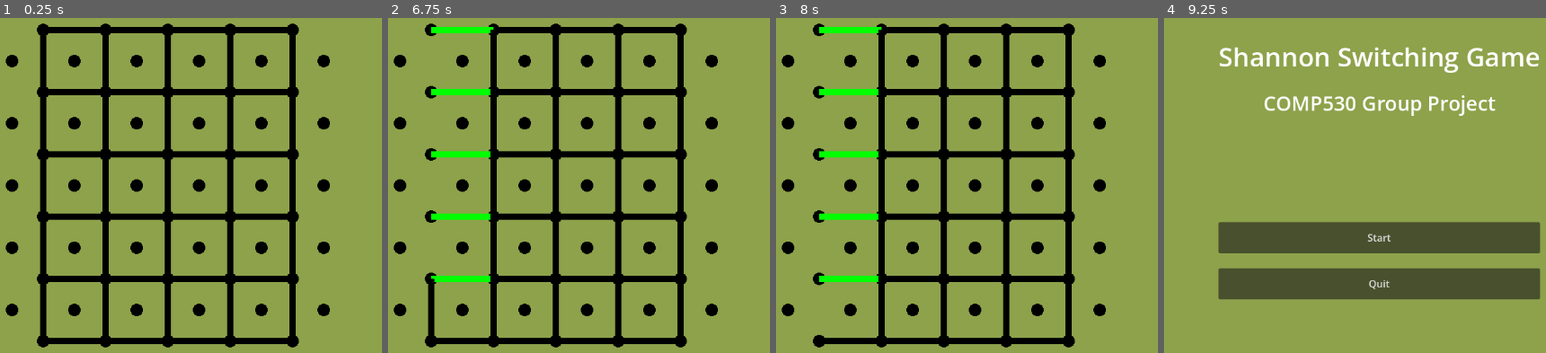
Above: before the commit, frames 1-4 (left to right).
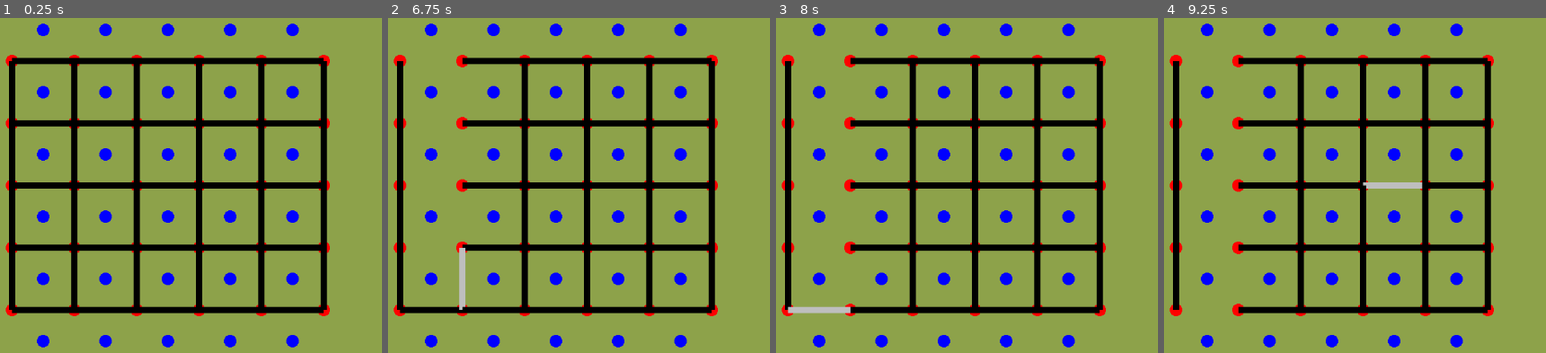
Above: after the commit, the same moments.

Repository: harv-sudo/Shannon-Switching-Game
Game: Godot game, scene res://scenes/galeBoard.tscn
The game is run twice, just before and just after one commit, with the same random seed, the same clock (stepped at 60 frames per second) and the same inputs. This scene is started directly instead of the project's main scene.
Inputs (mouse positions are in pixels of both pictures, inside the frame that each line leads up to):
- Up to frame 1 (0.25 s): no input
- Up to frame 2 (6.75 s): tap Enter at 0.5, 2, 3.5 s; move the mouse to (460, 31) at 0.52 s; click (460, 31) at 0.67 s; tap Space at 1.25, 2.75, 4.25 s; move the mouse to (430, 61) at 1.27 s; click (430, 61) at 1.42 s; move the mouse to (460, 91) at 2.02 s; click (460, 91) at 2.17 s; move the mouse to (430, 121) at 2.77 s; click (430, 121) at 2.92 s; move the mouse to (460, 155) at 3.52 s; click (460, 155) at 3.67 s; move the mouse to (430, 185) at 4.27 s; click (430, 185) at 4.42 s; move the mouse to (460, 215) at 5.02 s; click (460, 215) at 5.17 s; move the mouse to (430, 249) at 5.77 s; click (430, 249) at 5.92 s; move the mouse to (460, 279) at 6.52 s; click (460, 279) at 6.67 s
- Up to frame 3 (8 s): move the mouse to (818, 309) at 7.27 s; click (818, 309) at 7.42 s
- Up to frame 4 (9.25 s): move the mouse to (1236, 339) at 8.02 s; click (1236, 339) at 8.17 s; click (1377, 185) at 8.75 s, where only the run before the commit has a clickable "Main Menu"

The runs differ from the first frame. In frame 1, 27% of the frame differs, in the area x 1-87%, y 1-99%; in frame 2, 25%; in frame 3, 25%; in frame 4, 32%, in the area x 1-99%, y 1-99%.

Commit message:
Gale Board update

Diff:
--- a/scenes/galeBoard.tscn
+++ b/scenes/galeBoard.tscn
@@ -1,6 +1,6 @@
 [gd_scene format=3 uid="uid://bccjrtxplhiwk"]
 
-[ext_resource type="Script" uid="uid://bw6ybwafxood3" path="res://scenes/gale_game.gd" id="1_240qd"]
+[ext_resource type="Script" uid="uid://bw6ybwafxood3" path="res://scripts/gale_game.gd" id="1_240qd"]
 
 [node name="GaleBoard" type="Node2D" unique_id=495302597]
 script = ExtResource("1_240qd")
--- a/scenes/gale_game.gd
+++ /dev/null
@@ -1,75 +0,0 @@
-extends Node2D
-
-var playerOnePoints: Array = []
-var playerTwoPoints: Array = []
-
-# Called when the node enters the scene tree for the first time.
-func _ready() -> void:
-	#drawGrid()
-	generatePoints("One")
-	drawEdges("One")
-	generatePoints("Two")
-	pass # Replace with function body.
-
-# Called every frame. 'delta' is the elapsed time since the previous frame.
-func _process(_delta: float) -> void:
-	pass
-
-
-func generatePoints(player: String):
-	var start_x: int
-	var start_y: int
-	var rows: int
-	var cols: int
-	var points: Array = []
-
-	if player == "One":
-		start_x = 300
-		start_y = 100
-		rows = 5
-		cols = 6 # Columns
-		points = playerOnePoints
-
-	elif player == "Two":
-		start_x = 250
-		start_y = 150
-		rows = 6 # rows
-		cols = 5
-		points = playerTwoPoints
-	else:
-		print('ERROR!! - must be "One" or "Two"')
-
-	for i in range(rows):
-		for j in range(cols):
-			var point = Vector2(start_x + (i * 100), start_y + (100 * j))
-			points.append({"position" : point})
-			drawPoint(points.back())
-
-func drawPoint(point: Dictionary):
-	print(point)
-	var drawPoint = Point.new(point["position"][0], point["position"][1])
-	add_child(drawPoint)
-
-
-func drawEdges(player: String):
-	var edge_index: int = 0
-	var COLS: int
-	if player == "One":
-		COLS = 6
-	elif player == "Two":
-		COLS = 5
-
-	for i in range(5):
-		for j in range(6):
-			var index = i * COLS + j
-			var point = playerOnePoints[index]
-
-			if i < 4:
-				var right = playerOnePoints[(i+1) * COLS + j]
-				add_child(Edge.new(point.position, right.position, edge_index))
-				edge_index += 1
-
-			if j < 5:
-				var down = playerOnePoints[i * COLS + (j + 1)]
-				add_child(Edge.new(point.position, down.position, edge_index))
-				edge_index += 1
--- a/scripts/Point.gd
+++ b/scripts/Point.gd
@@ -8,9 +8,10 @@
 var colour: Color = Color.BLACK;
 var distance: int = 100;
 
-func _init(x_pos: int, y_pos: int) -> void:
-	self.x_position = x_pos;
-	self.y_position = y_pos;
+func _init(x_pos: int, y_pos: int, colour=Color.BLACK) -> void:
+	self.x_position = x_pos
+	self.y_position = y_pos
+	self.colour = colour
 
 #func _add_image():
 	#var texture: Texture2D = load("res://images/computer-icon.png")
--- a/scripts/edges.gd
+++ b/scripts/edges.gd
@@ -47,12 +47,16 @@
 func _on_mouse_entered() -> void:
 	Input.set_default_cursor_shape(Input.CURSOR_POINTING_HAND)
 	is_hovered = true
+	if GlobalVariables.currentGameMode == 1:
+		modulate.a = 1.0
 	queue_redraw()
 
 # Used to remove hover effect for the edge
 func _on_mouse_exited() -> void:
 	Input.set_default_cursor_shape(Input.CURSOR_ARROW)
 	is_hovered = false
+	if GlobalVariables.currentGameMode == 1:
+		modulate.a = 0.0
 	queue_redraw()
 
 func _draw() ->void:
@@ -75,6 +79,8 @@
 func _ready() -> void:
 	# Adds the collison to the edge, allowing for hover events to trigger
 	createCollision()
+	#if GlobalVariables.currentGameMode == 1:
+		#modulate.a = 0.0
 
 # _ is required infront of variables that are not used,
 # but they are still need to not flag and error in the debugger
@@ -105,6 +111,7 @@
 				var gameState = WinConditions.new()
 				var gameIsOver = gameState.is_game_over(GlobalVariables.start_node, GlobalVariables.end_node, GlobalVariables.points, GlobalVariables.edges)
 
+				## FIX THIS
 				GlobalVariables.currentPlayer ^= 1
 				area.input_pickable = false
 				is_hovered = false
@@ -115,5 +122,5 @@
 					GlobalVariables.reset()
 
 			1:
-
+				#hide()
 				pass
--- /dev/null
+++ b/scripts/gale_game.gd
@@ -0,0 +1,97 @@
+extends Node2D
+
+var playerOnePoints: Array = []
+var playerTwoPoints: Array = []
+
+var playerOneEdges: Dictionary = {}
+var playerTwoEdges: Dictionary = {}
+
+# Called when the node enters the scene tree for the first time.
+func _ready() -> void:
+	generatePoints("One")
+	generatePoints("Two")
+	#drawEdges("One")
+	pass # Replace with function body.
+
+func _draw():
+	generatePoints("One")
+	generatePoints("Two")
+	if GlobalVariables.currentPlayer == 0:
+		drawEdges("One")
+	elif GlobalVariables.currentPlayer == 1:
+		drawEdges("Two")
+
+
+func generatePoints(player: String):
+	var start_x: int
+	var start_y: int
+	var rows: int
+	var cols: int
+	var points: Array = []
+	var colour: Color
+
+	if player == "One":
+		start_x = 300
+		start_y = 100
+		rows = 5
+		cols = 6 # Columns
+		points = playerOnePoints
+		colour = Color.BLUE
+
+	elif player == "Two":
+		start_x = 250
+		start_y = 150
+		rows = 6 # rows
+		cols = 5
+		points = playerTwoPoints
+		colour = Color.RED
+	else:
+		print('ERROR!! - must be "One" or "Two"')
+
+	for i in range(rows):
+		for j in range(cols):
+			var point = Vector2(start_x + (i * 100), start_y + (100 * j))
+			points.append({"position" : point})
+			drawPoint(points.back(), colour)
+
+func drawPoint(point: Dictionary, colour: Color):
+	print(point)
+	var drawPoint = Point.new(point["position"][0], point["position"][1], colour)
+	add_child(drawPoint)
+
+
+func drawEdges(player: String):
+	var edge_index: int = 0
+	var COLS: int
+	var ROWS: int
+	var addToDictionary: Dictionary = {}
+	var points = []
+
+	if player == "One":
+		COLS = 6
+		ROWS = 5
+		addToDictionary = playerOneEdges
+		points = playerOnePoints
+
+	elif player == "Two":
+		COLS = 5
+		ROWS = 6
+		addToDictionary = playerTwoEdges
+		points = playerTwoPoints
+
+	for i in range(ROWS):
+		for j in range(COLS):
+			var index = i * COLS + j
+			var point = points[index]
+
+			if i < ROWS - 1:
+				var right = points[(i+1) * COLS + j]
+				add_child(Edge.new(point["position"], right["position"], edge_index))
+				addToDictionary[edge_index] = {"start": point["position"], "end": right["position"] }
+				edge_index += 1
+
+			if j < COLS - 1:
+				var down = points[i * COLS + (j + 1)]
+				add_child(Edge.new(point.position, down.position, edge_index))
+				addToDictionary[edge_index] = {"start": point["position"], "end": down["position"] }
+				edge_index += 1
--- a/scripts/globalVariables.gd
+++ b/scripts/globalVariables.gd
@@ -9,8 +9,8 @@
 enum Player { P1 = 0, P2 = 1 }
 enum Mode { PVP = 0, AI = 1}
 enum GameType { SHANNON = 0, GALE = 1}
-var currentPlayer = Player.P1
-var currentGameMode = GameType.SHANNON
+var currentPlayer = Player.P2
+var currentGameMode = GameType.GALE
 
 var presetPoints = {
 	0:[
@@ -97,4 +97,3 @@
 	currentPlayer = 0
 	end_node = points.size() -1
 	short_edges = {}
-	print(edges)
Not shown, changed: scripts/Edges.gd.uid
Renamed: scenes/gale_game.gd.uid -> scripts/gale_game.gd.uid
